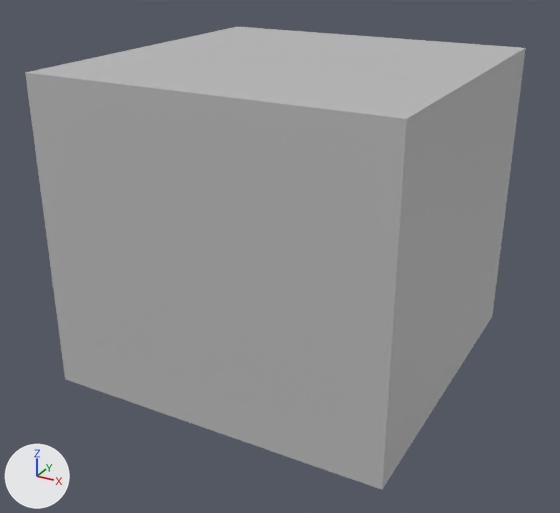
A saved change to the FBX model ProtoMapVisualAsset/scenes/Export/Jar.fbx.
Camera for both pictures: a 50 mm camera at (1.196, -2.289, 1.502) aimed at (-0.016, -0.085, 0.4). Lighting does not change. The marker at lower left points along +X, +Y and +Z. Where no turn or scale is listed for an object, it has been applied to the vertices.

Names of what the first picture shows: 'Jar'.
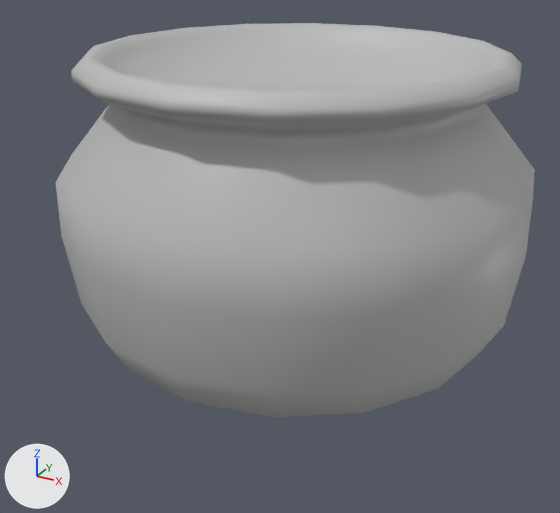
What differs and where, as boxes [x1, y1, x2, y2] in the pictures (560 x 513 px):
'Jar', reshaped (15% shorter)
    before: [25, 27, 526, 490]
    after: [56, 23, 535, 417]
part 1 of me_mesh, built on
    before: [25, 27, 526, 490]
    after: [56, 23, 535, 417]

Edits to the bpy script that builds the scene:
```text
Change me_mesh:
    used by ob_jar; location = (0.0, 0.0, 0.0)
    remove me_mesh.from_pydata(...)  # 8 vertices, 6 faces; spans x -0.6..0.6, y -0.6..0.6, z 0.0..1.073
    add me_mesh.from_pydata(...)  # 290 vertices, 304 faces; spans x -0.802..0.802, y -0.802..0.802, z 0.0..1.106
    me_mesh part 1: the whole mesh is rebuilt
    me_mesh part 2: the surface is now shaded smooth
```
